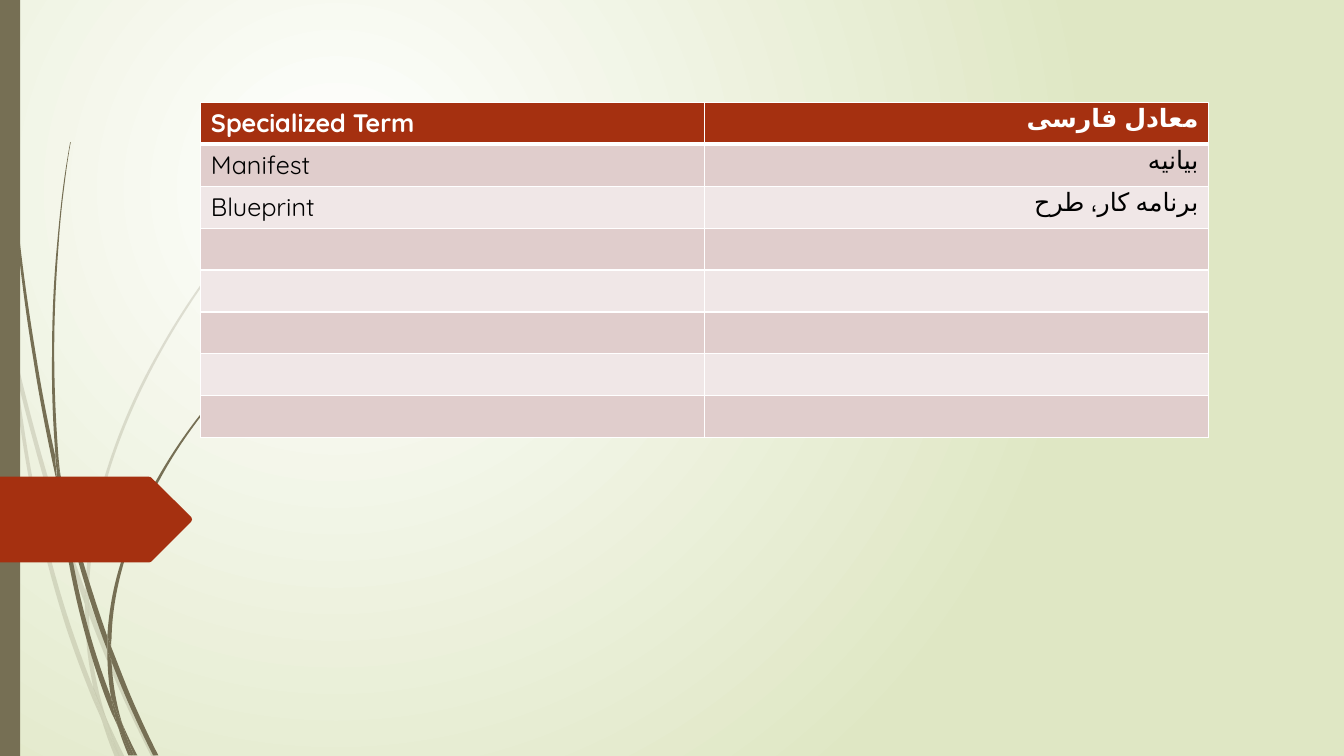
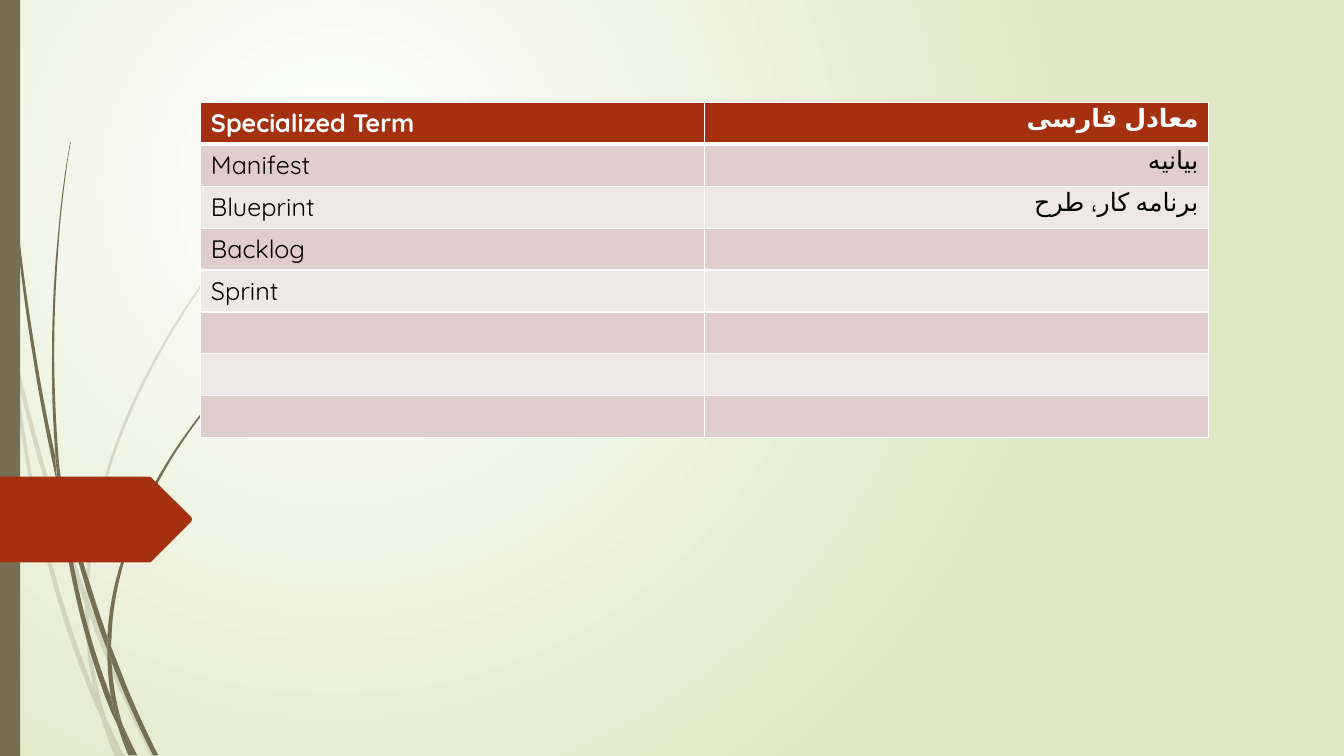
Before and after one commit to mohammadbtc100/courses, a slide deck: slide 2 of Software Engineering/00-Software-Engineering-Agile.pptx. Drawn at 1344x756 pixels with LibreOffice and Linux fonts; fonts in the diff are those of the drawing. Boxes give left, top, right and bottom in pixels: in the first picture for what was removed or moved away, otherwise in the second. Text is boxed around its words. In the diff, an @@ line names an element or a change of style, - is before the commit and + after.

```diff
--- a/Software Engineering/00-Software-Engineering-Agile.pptx
+++ b/Software Engineering/00-Software-Engineering-Agile.pptx
@@ table at (201, 103, 1209, 439) @@
+row 4: Backlog | 
+row 5: Sprint | 
-row 7:  | 
-row 8:  | 
```
Also in this commit, not shown: 2 other slides changed, 1 other file.
